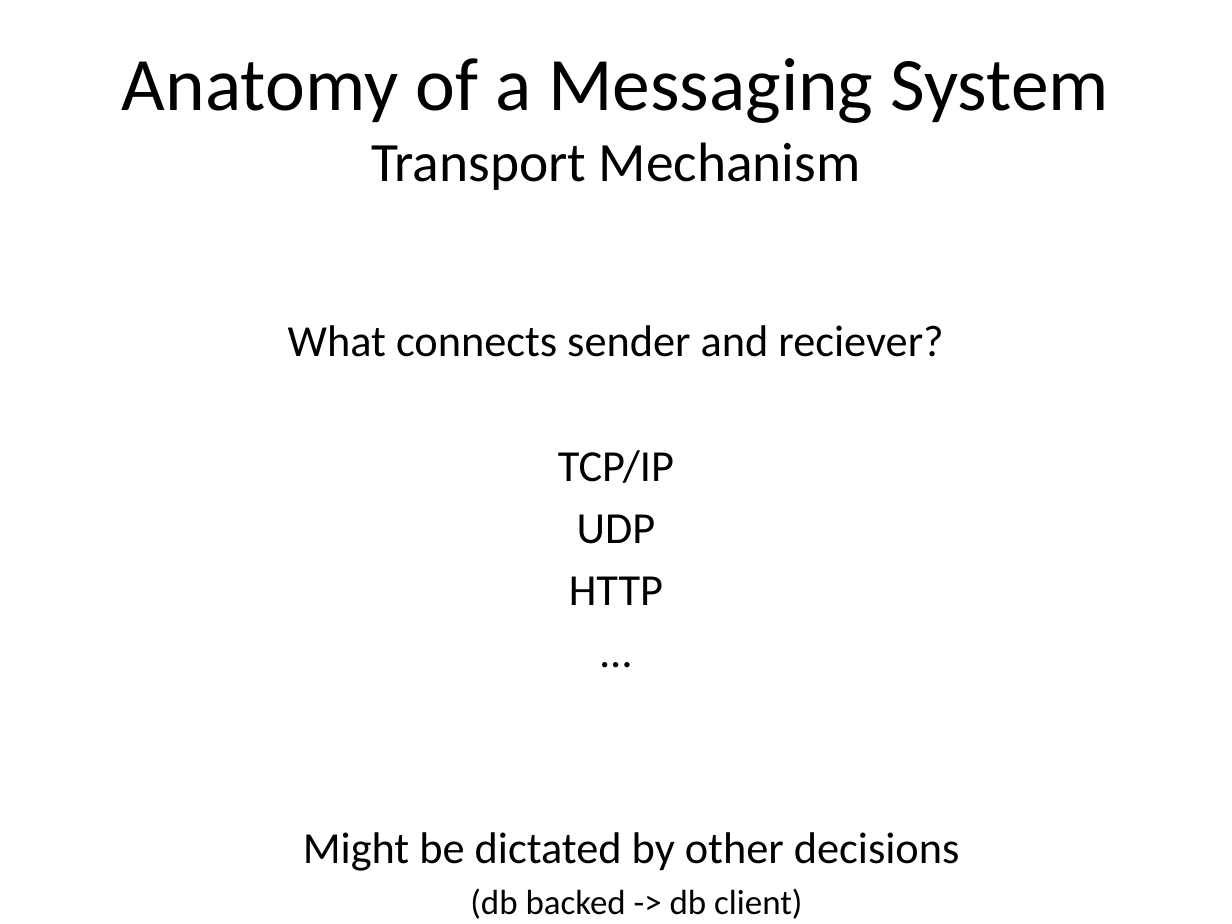
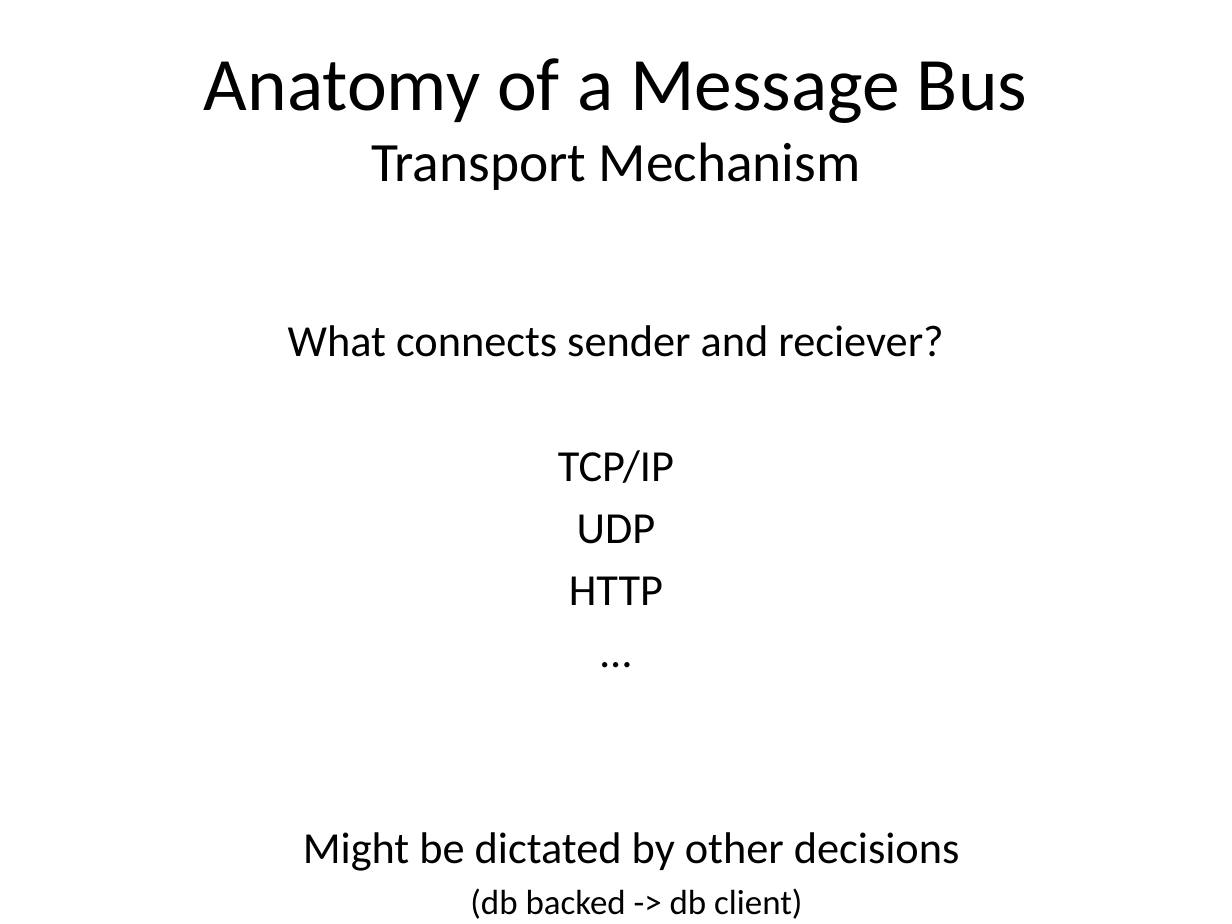
Before and after one commit to meadoch1/practical_messaging, a slide deck: slide 26 of Practical Messaging.pptx (slide 22 before the commit). Drawn at 1232x924 pixels with LibreOffice and Linux fonts; fonts in the diff are those of the drawing. Boxes give left, top, right and bottom in pixels: in the first picture for what was removed or moved away, otherwise in the second. Text is boxed around its words. In the diff, an @@ line names an element or a change of style, - is before the commit and + after.

```diff
--- a/Practical Messaging.pptx
+++ b/Practical Messaging.pptx
@@ title at (x1=204, y1=58, x2=1027, y2=190): text changed @@
-Anatomy of a Messaging System
-Transport Mechanism
+Anatomy of a Message Bus
+Transport Mechanism
```
Also in this commit, not shown: 23 other slides changed, 7 slides added, 1 other file.
